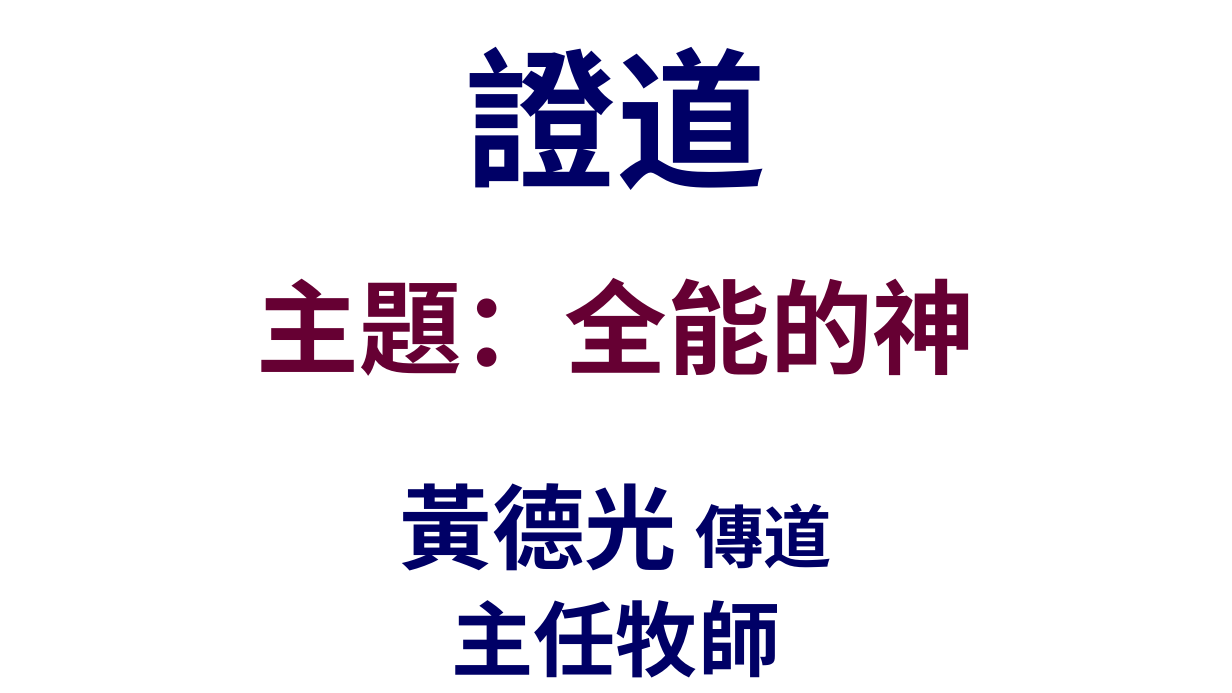
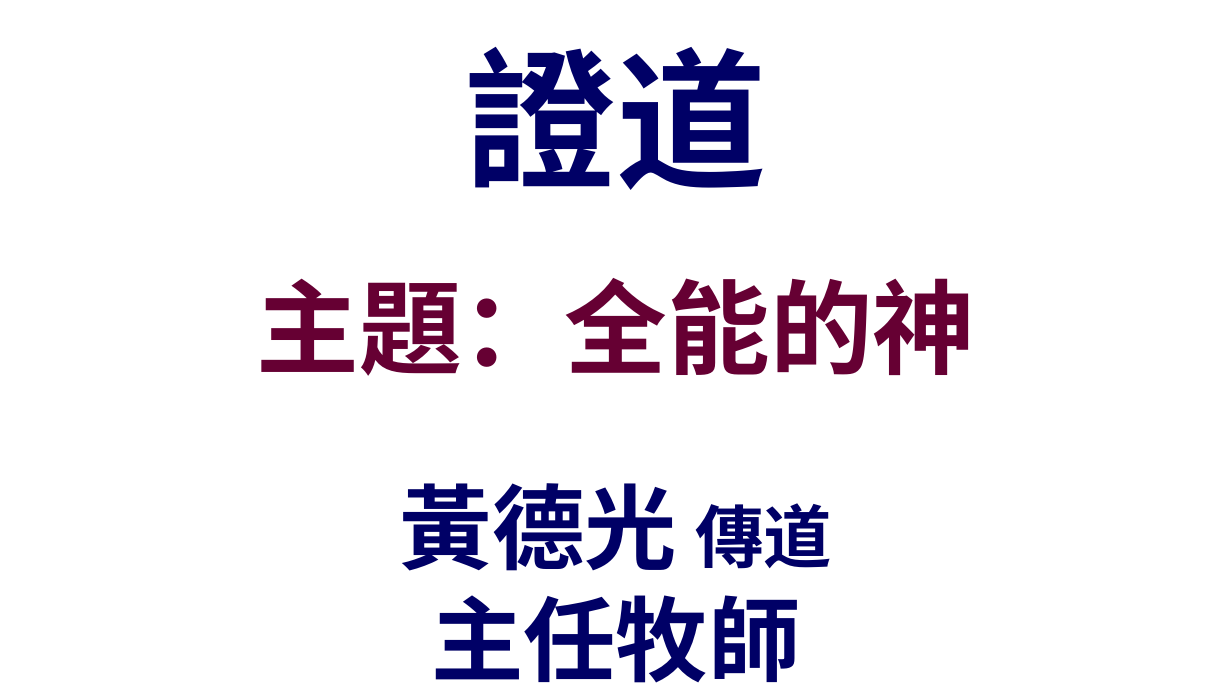
Before and after one commit to batisuoc/other-ppts, a slide deck: slide 18 of 崇拜流程_聖餐禮version.pptx. Drawn at 1232x693 pixels with LibreOffice and Linux fonts; fonts in the diff are those of the drawing; background and template pictures are left out. Boxes give left, top, right and bottom in pixels: in the first picture for what was removed or moved away, otherwise in the second. Text is boxed around its words. In the diff, an @@ line names an element or a change of style, - is before the commit and + after.

```diff
--- a/崇拜流程_聖餐禮version.pptx
+++ b/崇拜流程_聖餐禮version.pptx
@@ text "主任牧師" at box(431, 595, 801, 683): size 48 to 54 pt @@
```
Also in this commit, not shown: 2 other slides changed.
